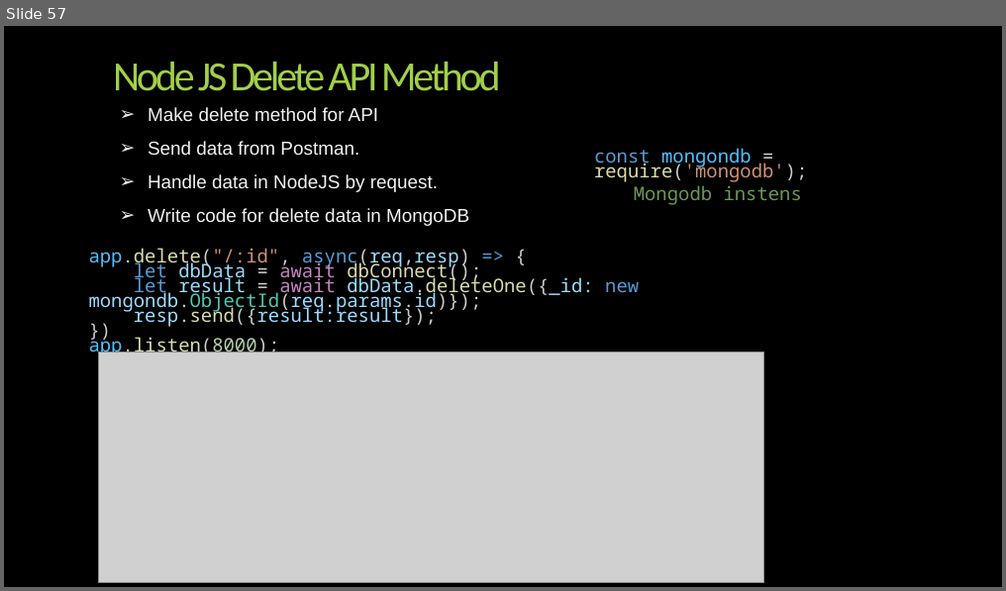
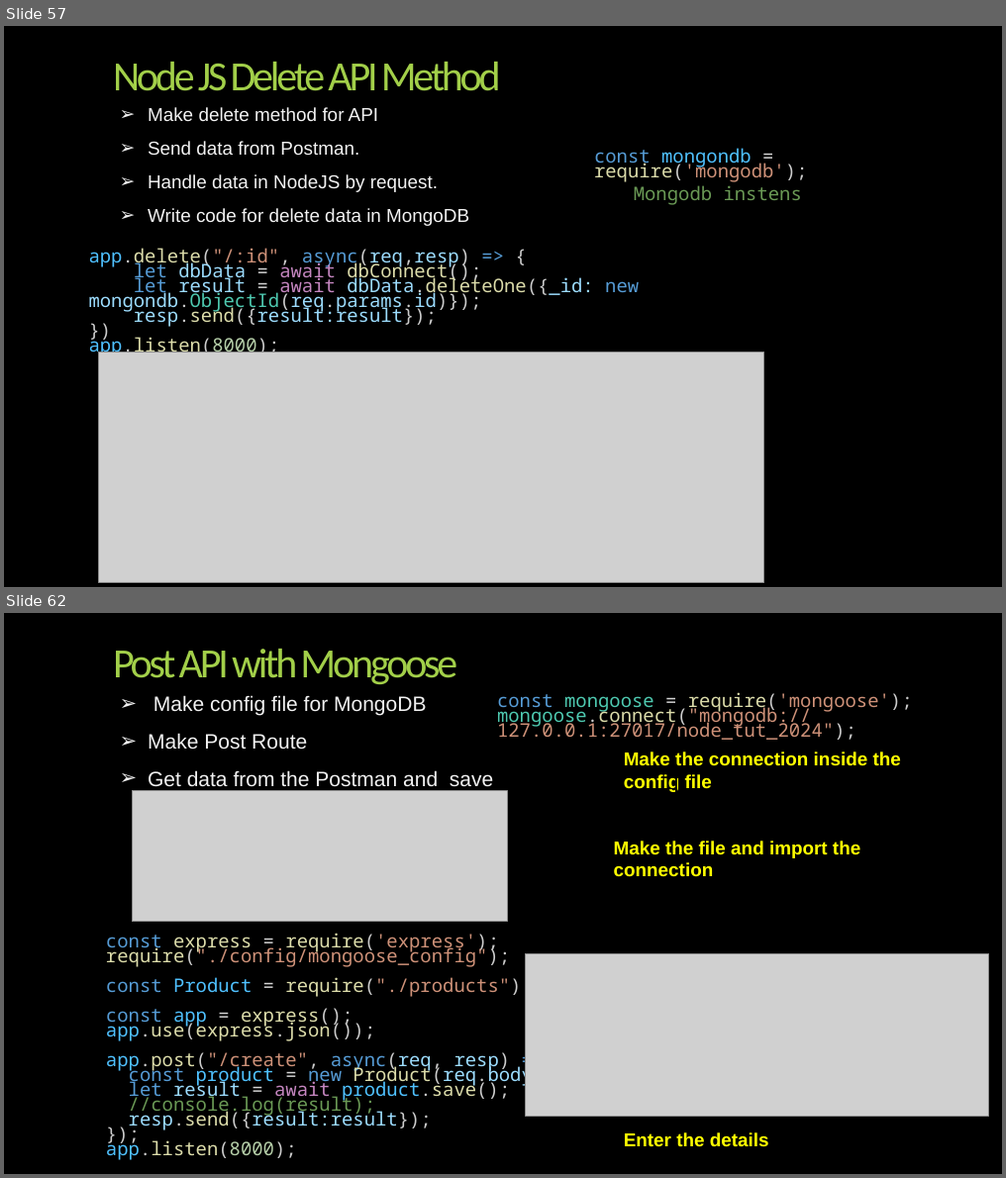
Before and after one commit to Alok2565/nodejs-tut2024, a slide deck: backup_code/NodeJS-full tutorila.pptx. Shown one above the other, each under a label of ours: slide 57 before the commit, slides 57 and 62 after it; the slides between them are not shown. The pictures are 1006x591 and 1006x1178 pixels, drawn with LibreOffice and Linux fonts; fonts in the diff are those of the drawing; grey boxes stand for pictures; background and template pictures are left out. Boxes give left, top, right and bottom in pixels: in the first picture for what was removed or moved away, otherwise in the second. Text is boxed around its words. In the diff, an @@ line names an element or a change of style, - is before the commit and + after.

```diff
--- a/backup_code/NodeJS-full tutorila.pptx
+++ b/backup_code/NodeJS-full tutorila.pptx
@@ slide 62 added at (x1=4, y1=613, x2=1002, y2=1174), background picture (left out) @@
@@ title added at (x1=113, y1=649, x2=457, y2=685), 40 pt, text #A2CF49 @@
+Post API with Mongoose
@@ text added at (x1=148, y1=695, x2=493, y2=787), 20 pt, text #F2F2F2 @@
+➢ Make config file for MongoDB
+➢ Make Post Route
+➢ Get data from the Postman and save in DB
@@ text added at (x1=497, y1=692, x2=913, y2=740), 18 pt, text #CE9178 @@
+const mongoose = require('mongoose');
+mongoose.connect("mongodb://127.0.0.1:27017/node_tut_2024");
@@ text added at (x1=624, y1=752, x2=901, y2=792), 18 pt, text #FFFF00, bold @@
+Make the connection inside the config file
@@ arrow added from (677, 777) to (677, 834), #000000 1.5 pt @@
@@ picture added at (x1=132, y1=791, x2=507, y2=922) @@
@@ text added at (x1=614, y1=841, x2=860, y2=877), 18 pt, text #FFFF00, bold @@
+Make the file and import the connection
@@ arrow added from (602, 854) to (510, 856), #000000 1.5 pt @@
@@ text added at (x1=106, y1=933, x2=554, y2=1160), 18 pt, text #DCDCAA @@
+const express = require('express');
+require("./config/mongoose_config");
+const Product = require("./products");
+const app = express();
+app.use(express.json());
+app.post("/create", async(req, resp) =>{
+const product = new Product(req.body);
+let result = await product.save();
+//console.log(result);
+resp.send({result:result});
+});
+app.listen(8000);
@@ picture added at (x1=526, y1=954, x2=989, y2=1116) @@
@@ text added at (x1=624, y1=1133, x2=769, y2=1148), 18 pt, text #FFFF00, bold @@
+Enter the details
```
Also in this commit, not shown: 1 slide changed, 16 other slides added, 5 other files.
